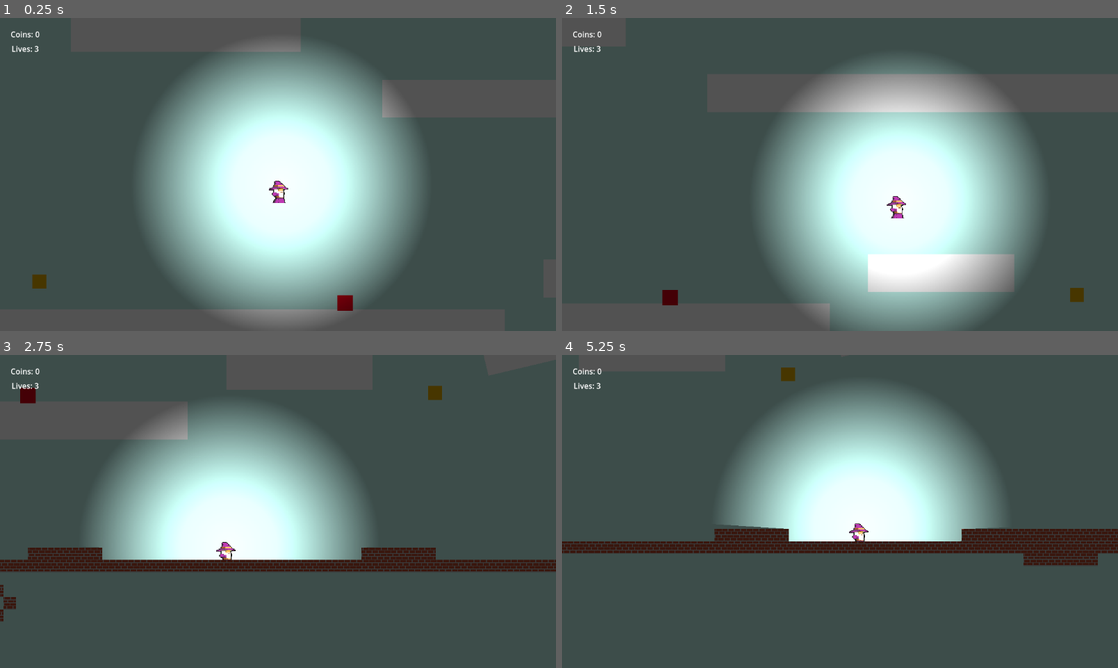
Above: before the commit, frames 1-4 (two rows, left to right).
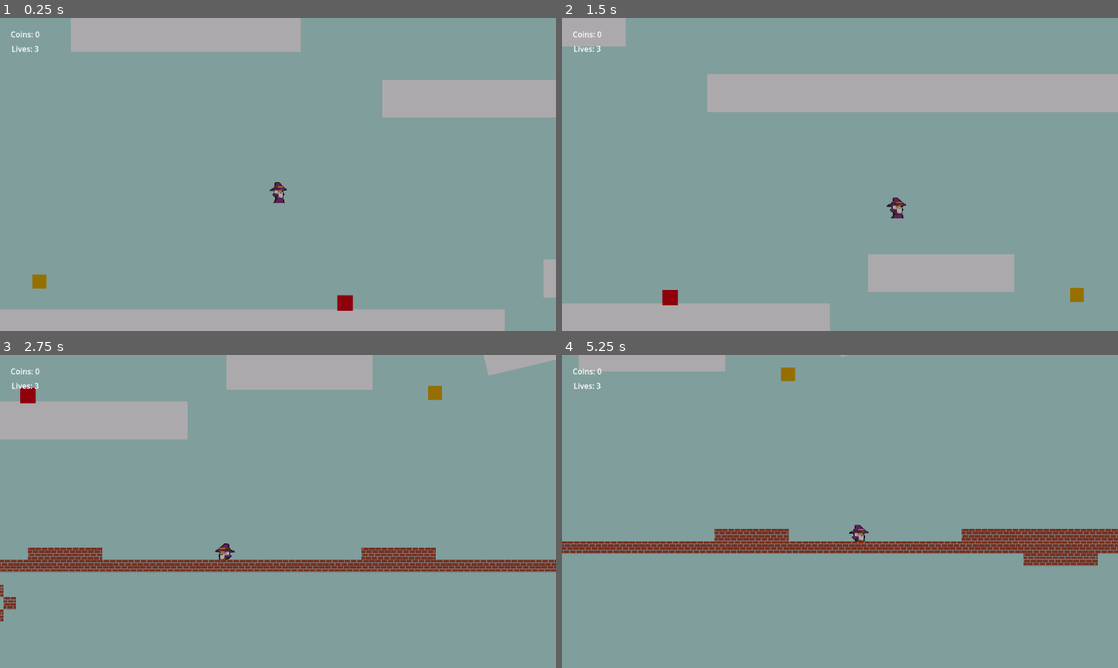
Above: after the commit, the same moments.

Repository: gdgsbnz185476/gamedevp
Game: Godot game, scene res://level.tscn
Two runs of this game, one before a commit and one after it. Both use one fixed random seed, a clock stepped at 60 frames per second and the inputs below.
Inputs:
- Up to frame 1 (0.25 s): no input
- Up to frame 2 (1.5 s): tap Enter (ui_accept) at 0.5, 0.77 s; hold Right (ui_right) from 0.53 s (still down)
- Up to frame 3 (2.75 s): tap Enter (ui_accept) at 1.52 s; release Right (ui_right) at 2.03 s; hold Left (ui_left) from 2.03 s (still down)
- Up to frame 4 (5.25 s): release Left (ui_left) at 2.78 s; hold Right (ui_right) 2.78-4.28 s; tap Enter (ui_accept) at 3.02, 3.77, 4.52 s; hold Left (ui_left) 4.28-5.03 s; hold Right (ui_right) from 5.03 s (still down)

The runs differ from the first frame. In frame 1, 91% of the frame differs, in the area x 0-100%, y 0-100%; in frame 2, 91%; in frame 3, 95%; in frame 4, 96%.

Commit message:
change to the player movement

Diff:
--- a/level.tscn
+++ b/level.tscn
@@ -1,11 +1,10 @@
-[gd_scene load_steps=12 format=3 uid="uid://cdb0fik4lmvx5"]
+[gd_scene load_steps=11 format=3 uid="uid://cdb0fik4lmvx5"]
 
 [ext_resource type="PackedScene" uid="uid://1lnb43f26q0u" path="res://player_scene.tscn" id="1_mitlo"]
 [ext_resource type="PackedScene" uid="uid://yixi0hkj7ymw" path="res://platform.tscn" id="1_pr2gg"]
 [ext_resource type="PackedScene" uid="uid://bjnsibstmthbu" path="res://coin.tscn" id="2_f80ui"]
 [ext_resource type="Script" path="res://ui.gd" id="3_4t5ef"]
 [ext_resource type="PackedScene" uid="uid://c6hqil4v8kb4l" path="res://spike.tscn" id="4_rcvuq"]
-[ext_resource type="Script" path="res://movement.gd" id="4_vrukw"]
 [ext_resource type="PackedScene" uid="uid://behquhi28q1xn" path="res://door.tscn" id="6_ycpna"]
 [ext_resource type="Texture2D" uid="uid://b4vf1a53dc046" path="res://TileMap.png" id="7_cxffg"]
 
@@ -60,12 +59,12 @@
 position = Vector2(617, 249)
 
 [node name="Camera2D2" type="Camera2D" parent="CharacterBody2D"]
+visible = false
 anchor_mode = 0
 position_smoothing_enabled = true
 rotation_smoothing_enabled = true
 drag_horizontal_enabled = true
 drag_vertical_enabled = true
-script = ExtResource("4_vrukw")
 
 [node name="Area2D" parent="." instance=ExtResource("2_f80ui")]
 position = Vector2(308, 399)
@@ -117,4 +116,4 @@
 layer_1/tile_data = PackedInt32Array(-2293765, 0, 0, -2228229, 0, 0, -2162693, 0, 0, -2097157, 0, 0, -2031621, 0, 0, -1 …(223657 unchanged characters)…
 
 [node name="CanvasModulate" type="CanvasModulate" parent="."]
-color = Color(0.321569, 0.321569, 0.321569, 1)
+color = Color(0.675399, 0.661604, 0.676678, 1)
--- a/player.gd
+++ b/player.gd
@@ -1,10 +1,9 @@
 extends CharacterBody2D
-
 
 @export var SPEED = 400.0
 @export var JUMP_VELOCITY = -450.0
 @export var DOUBLE_JUMP_VELOCITY = -550.0
-@export var movement = MOTION_MODE_FLOATING
+
 
 var double_jump = true
 var coin = 0
@@ -21,6 +20,7 @@
 func _ready():
 	global.coin = 0
 	global.lives = 3
+	@warning_ignore("shadowed_variable", "shadowed_variable", "shadowed_variable", "shadowed_variable", "shadowed_variable", "shadowed_variable", "shadowed_variable", "shadowed_variable", "shadowed_variable", "shadowed_variable", "shadowed_variable", "shadowed_variable", "shadowed_variable", "shadowed_variable", "shadowed_variable", "shadowed_variable", "shadowed_variable", "shadowed_variable", "shadowed_variable", "shadowed_variable", "shadowed_variable", "shadowed_variable", "shadowed_variable", "shadowed_variable", "shadowed_variable", "shadowed_variable", "shadowed_variable")
 	for coin in coins_group:
 		total_coins += 1
 
@@ -46,6 +46,7 @@
 	var direction = Input.get_axis("ui_left", "ui_right")
 	if direction:
 		velocity.x = direction * SPEED
+
 	else:
 		velocity.x = move_toward(velocity.x, 0, SPEED)
 
--- a/player_scene.tscn
+++ b/player_scene.tscn
@@ -49,6 +49,7 @@
 	var direction = Input.get_axis(\"ui_left\", \"ui_right\")
 	if direction:
 		velocity.x = direction * SPEED
+		$AnimatedSprite2D.scale.x = direction
 	else:
 		velocity.x = move_toward(velocity.x, 0, SPEED)
 
@@ -154,13 +155,14 @@
 shape = SubResource("RectangleShape2D_615u7")
 
 [node name="PointLight2D" type="PointLight2D" parent="."]
+visible = false
 shadow_enabled = true
 texture = SubResource("GradientTexture2D_ky5kb")
 texture_scale = 1.6
 
 [node name="AnimatedSprite2D" type="AnimatedSprite2D" parent="."]
-position = Vector2(0, 0.5)
-scale = Vector2(1, 0.96875)
+position = Vector2(-5.96046e-08, 1.5)
+scale = Vector2(0.875, 0.90625)
 sprite_frames = SubResource("SpriteFrames_pac2e")
 frame = 2
 frame_progress = 0.400948
